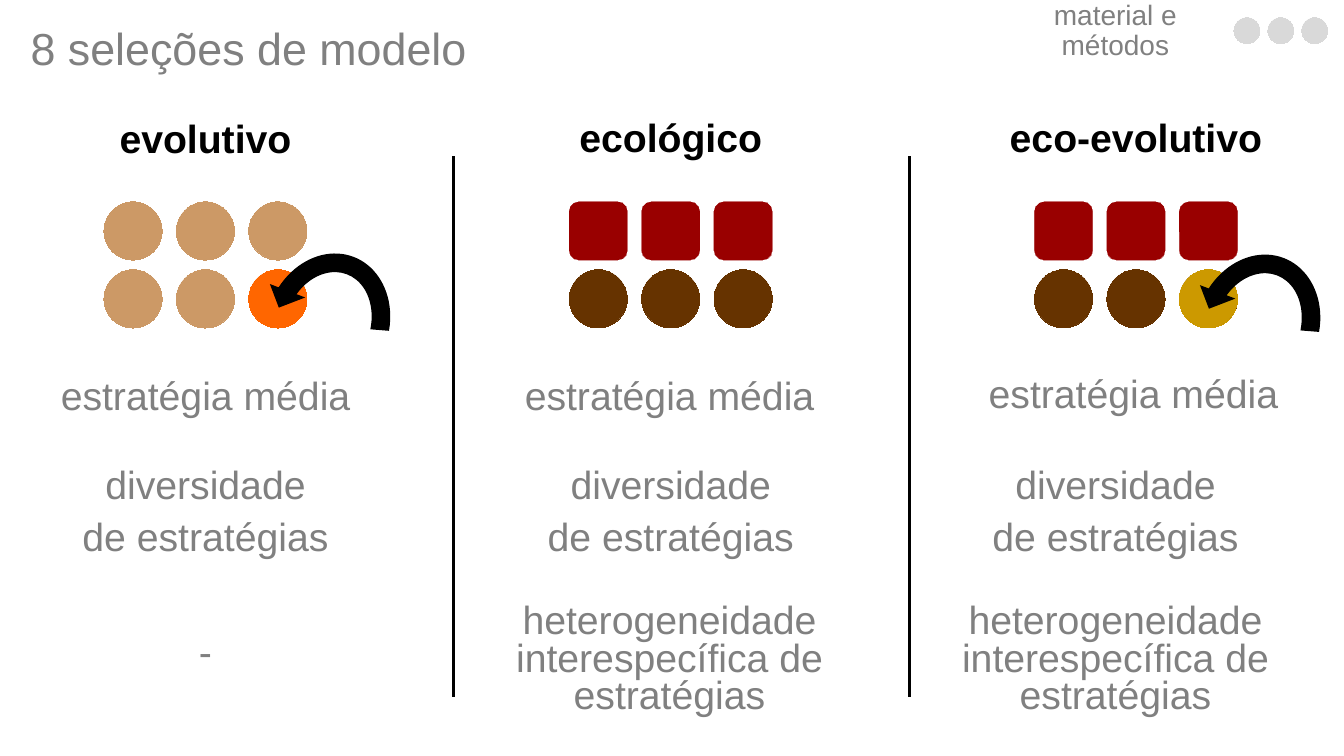
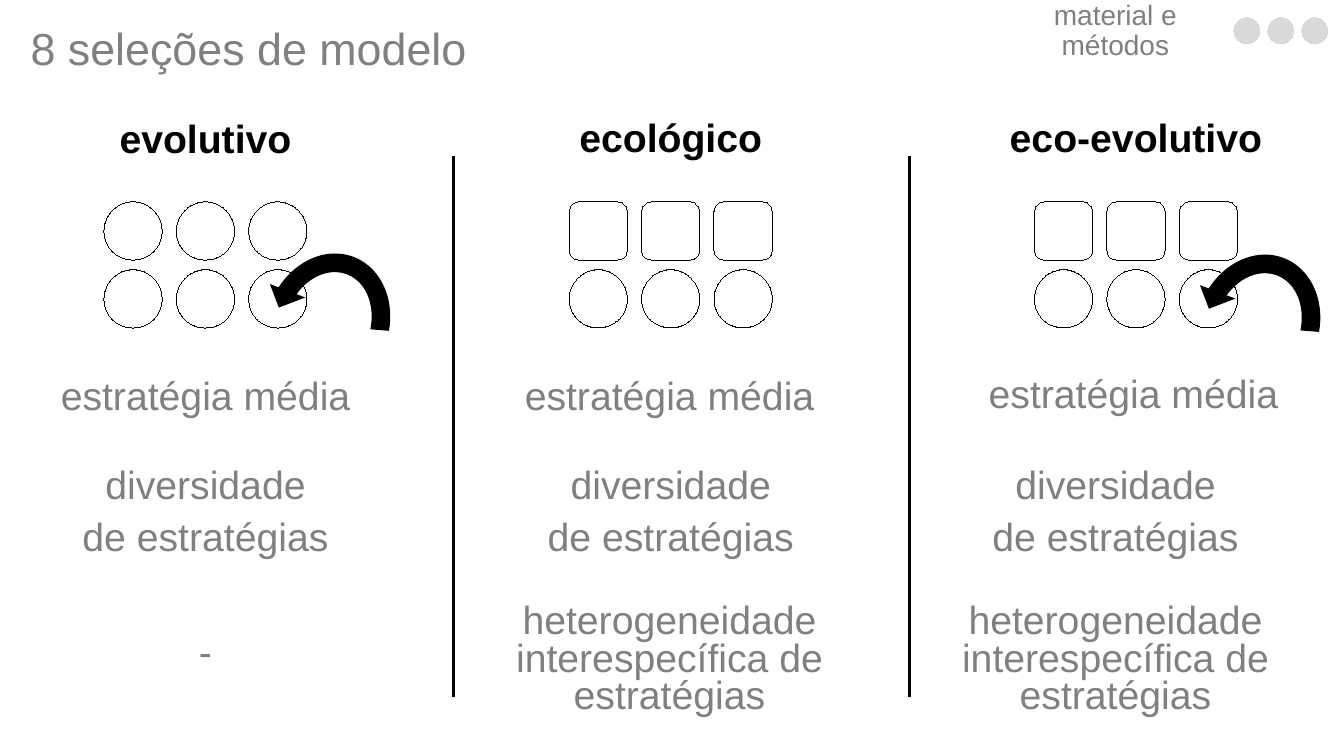
Before and after one commit to luisanovara/dissertacao, a slide deck: slide 108 of DEFESA.pptx (slide 105 before the commit). Drawn at 1344x756 pixels with LibreOffice and Linux fonts; fonts in the diff are those of the drawing. Boxes give left, top, right and bottom in pixels: in the first picture for what was removed or moved away, otherwise in the second. Text is boxed around its words. In the diff, an @@ line names an element or a change of style, - is before the commit and + after.

```diff
--- a/DEFESA.pptx
+++ b/DEFESA.pptx
@@ fill #990000 to none; outline #990000 0 pt to #000000 0 pt in 6 elements at [570,202,628,260], [641,202,700,260], [714,202,772,260], [1034,202,1093,260], [1107,202,1166,260], [1180,202,1238,260] @@
@@ fill #CC9966 to none; outline #CC9966 0 pt to #000000 0 pt in 5 elements at [104,202,162,260], [176,202,235,260], [249,202,308,260], [104,270,162,329], [176,270,235,329] @@
@@ freeform shape at [249,270,308,329]: fill #FF6600 to none; outline #FF6600 0 pt to #000000 0 pt @@
@@ freeform shape removed at [249,270,308,329] @@
@@ fill #663300 to none; outline #663300 0 pt to #000000 0 pt in 5 elements at [714,270,772,329], [642,270,701,329], [570,270,628,329], [1107,270,1166,329], [1034,270,1093,329] @@
@@ freeform shape at [1180,270,1238,329]: fill #CC9900 to none; outline #CC9900 0 pt to #000000 0 pt @@
@@ freeform shape removed at [1180,270,1238,329] @@
```
Also in this commit, not shown: 2 other slides changed, 13 slides added.
